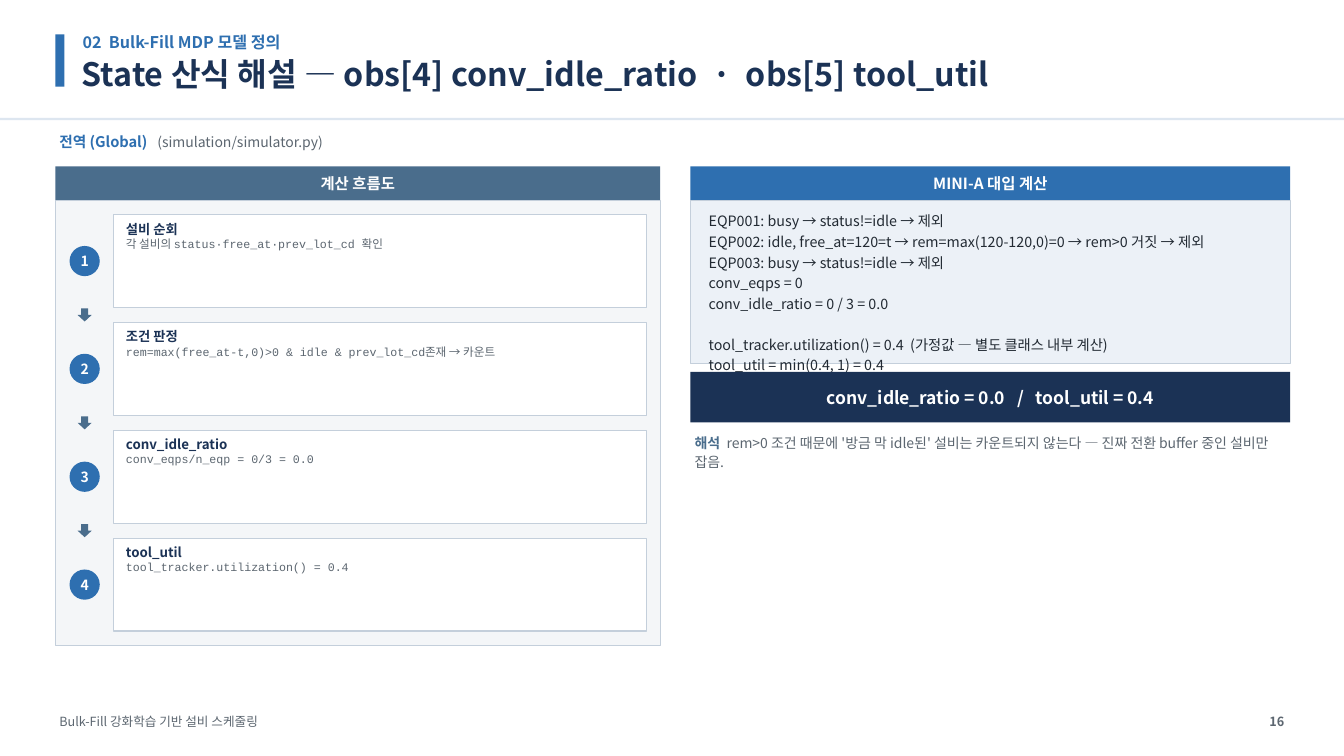
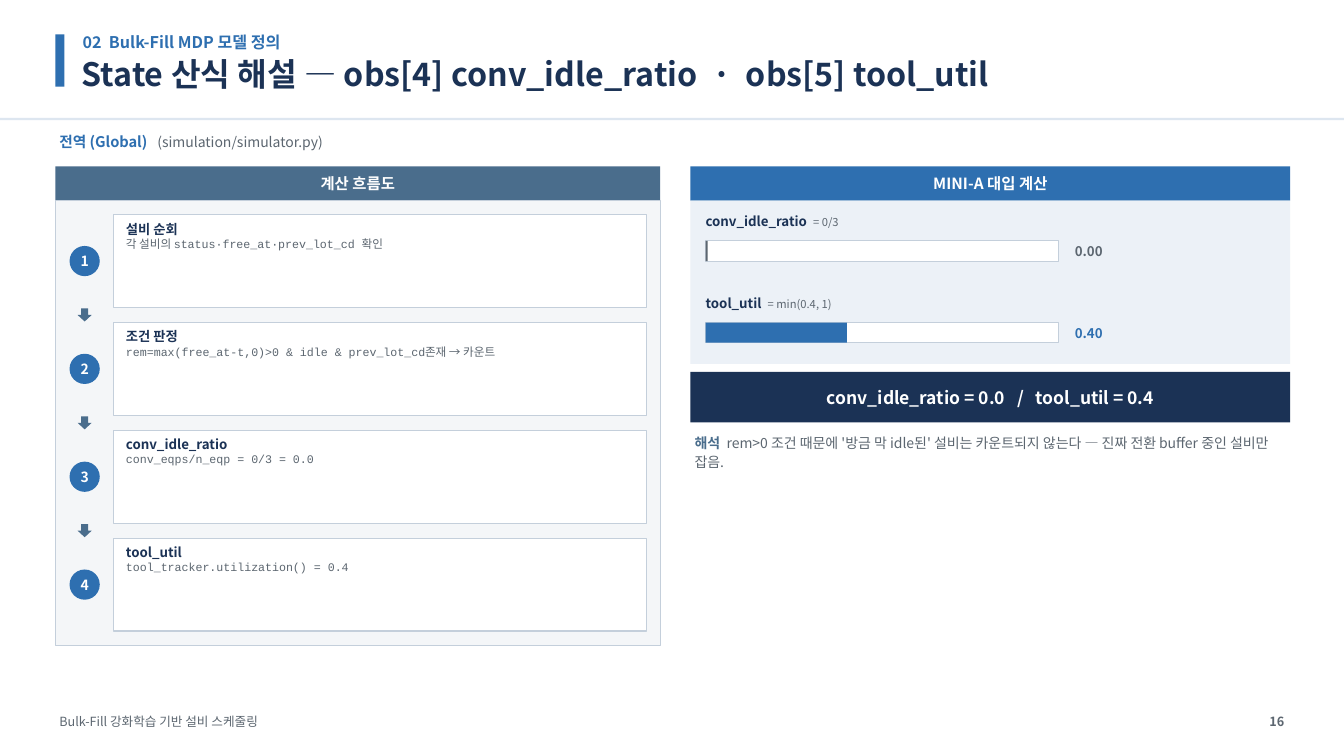
Before and after one commit to relighting123/pjt_scheduling, a slide deck: slide 16 of docs/스케줄링_발표자료.pptx. Drawn at 1344x756 pixels with LibreOffice and Linux fonts; fonts in the diff are those of the drawing. Boxes give left, top, right and bottom in pixels: in the first picture for what was removed or moved away, otherwise in the second. Text is boxed around its words. In the diff, an @@ line names an element or a change of style, - is before the commit and + after.

```diff
--- a/docs/스케줄링_발표자료.pptx
+++ b/docs/스케줄링_발표자료.pptx
@@ rectangle at [691,201,1291,364]: outline #C4CFDB 0.75 pt to none @@
@@ text added at [706,215,839,228], 9.5 pt, text #1B3255, bold @@
+conv_idle_ratio = 0/3
@@ text removed at [709,214,1204,375] @@
-EQP001: busy → status!=idle → 제외
-EQP002: idle, free_at=120=t → rem=max(120-120,0)=0 → rem>0 거짓 → 제외
-EQP003: busy → status!=idle → 제외
-conv_eqps = 0
-conv_idle_ratio = 0 / 3 = 0.0
-tool_tracker.utilization() = 0.4 (가정값 — 별도 클래스 내부 계산)
-tool_util = min(0.4, 1) = 0.4
@@ rectangle added at [706,241,1059,261], fill #FFFFFF, outline #C4CFDB 0.75 pt @@
@@ rectangle added at [706,241,708,261], fill #5C6670 @@
@@ text added at [1075,246,1103,256], 9.5 pt, text #5C6670, bold @@
+0.00
@@ text added at [706,297,832,310], 8 pt, text #5C6670 @@
+tool_util = min(0.4, 1)
@@ rectangle added at [706,323,1059,343], fill #FFFFFF, outline #C4CFDB 0.75 pt @@
@@ rectangle added at [706,323,847,343], fill #2E6FB0 @@
@@ text added at [1075,328,1103,338], 9.5 pt, text #2E6FB0, bold @@
+0.40
```
Also in this commit, not shown: 14 other slides changed.
